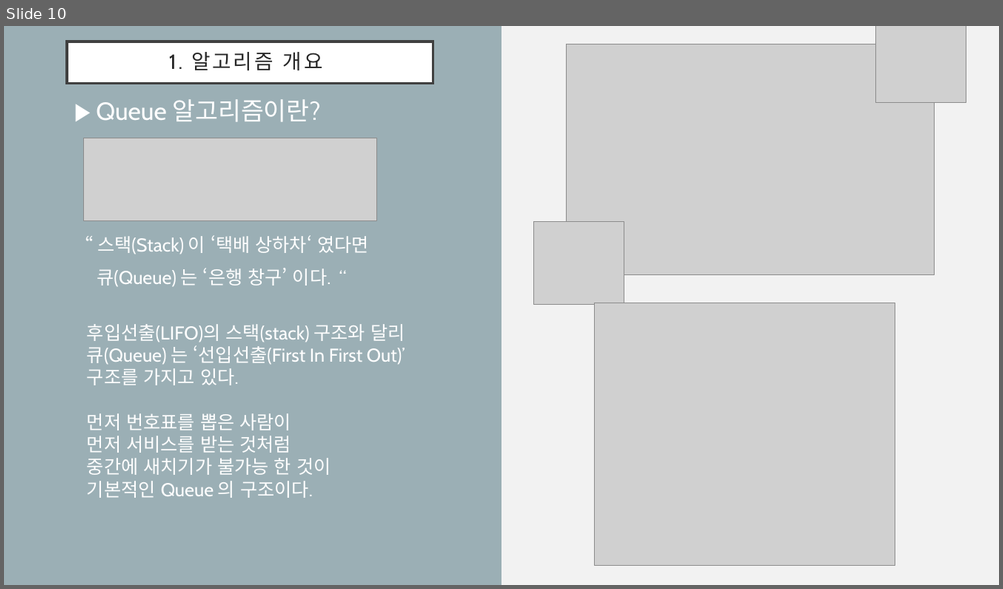
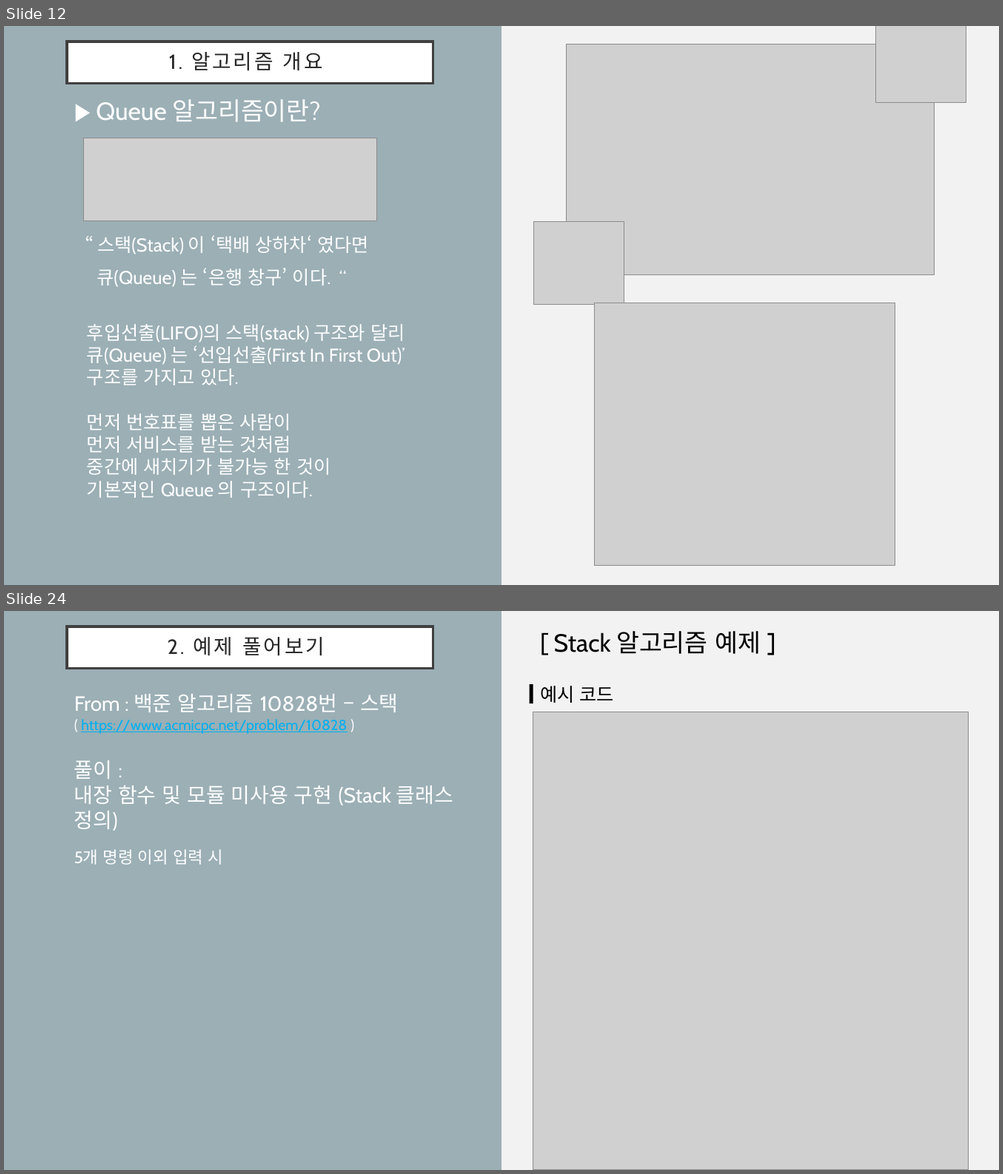
Before and after one commit to drhee0919/Rhee, a slide deck: 1. Stack & Queue.pptx. Shown one above the other, each under a label of ours: slide 10 before the commit, slides 12 and 24 after it; the slides between them are not shown. The pictures are 1003x589 and 1003x1174 pixels, drawn with LibreOffice and Linux fonts; fonts in the diff are those of the drawing; grey boxes stand for pictures. Boxes give left, top, right and bottom in pixels: in the first picture for what was removed or moved away, otherwise in the second. Text is boxed around its words. In the diff, an @@ line names an element or a change of style, - is before the commit and + after.

```diff
--- a/1. Stack & Queue.pptx
+++ b/1. Stack & Queue.pptx
@@ slide 24 added at [4, 611, 999, 1170], background #F2F2F2; not listed: 1 template element that a slide beside it also shows @@
@@ title added at [67, 627, 433, 669], fill #FFFFFF, outline #404040 2.5 pt, 19.8 pt, text #262626 @@
+2. 예제 풀어보기
@@ text added at [554, 631, 760, 654], 24 pt, text #000000 @@
+[ Stack 알고리즘 예제 ]
@@ text added at [74, 694, 398, 734], 14 pt, text #00B0F0, underline @@
+From : 백준 알고리즘 10828번 – 스택
+( https://www.acmicpc.net/problem/10828 )
@@ rectangle added at [529, 684, 533, 703], fill #000000 @@
@@ text added at [540, 686, 614, 703], 18 pt, text #000000 @@
+예시 코드
@@ picture added at [533, 712, 969, 1170] @@
@@ text added at [74, 760, 452, 831], 20 pt, text #FFFFFF @@
+풀이 :
+내장 함수 및 모듈 미사용 구현 (Stack 클래스 정의)
@@ text added at [74, 849, 224, 865], 16 pt, text #FFFFFF @@
+5개 명령 이외 입력 시
@@ what was slide 10 is now slide 12 @@
```
Also in this commit, not shown: 14 slides changed, 7 other slides added, 12 other files.
